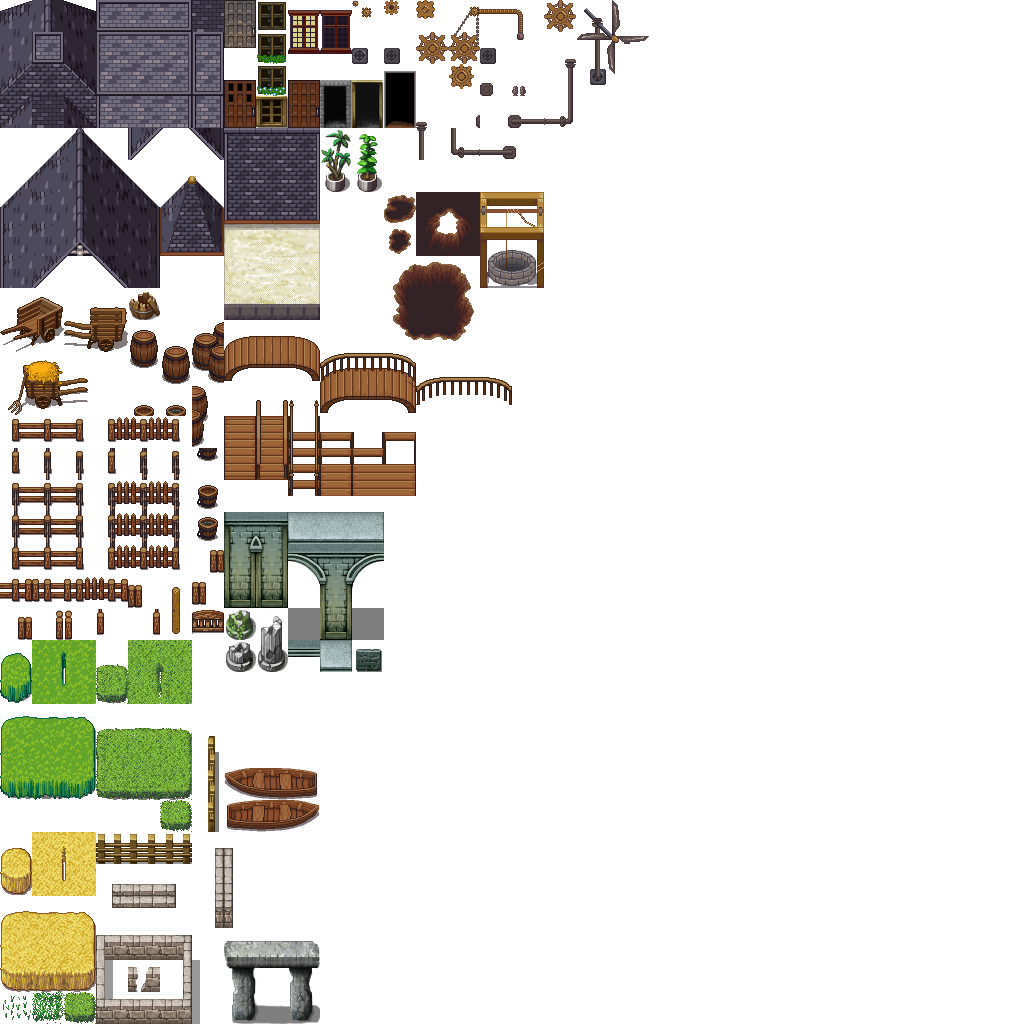
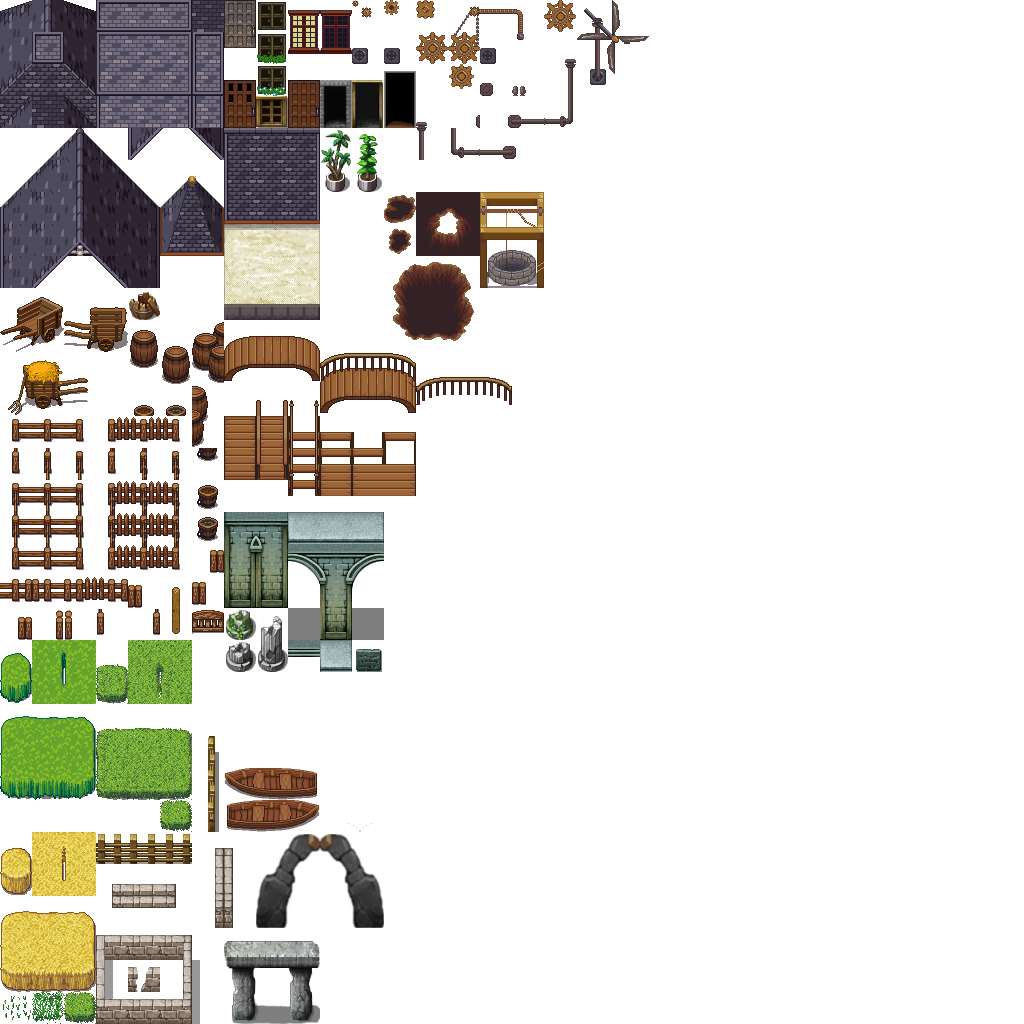
Comparing the layer stacks of the two 1024x1024 images. Changes:
painted on "Calque" over [256, 823, 384, 928]
